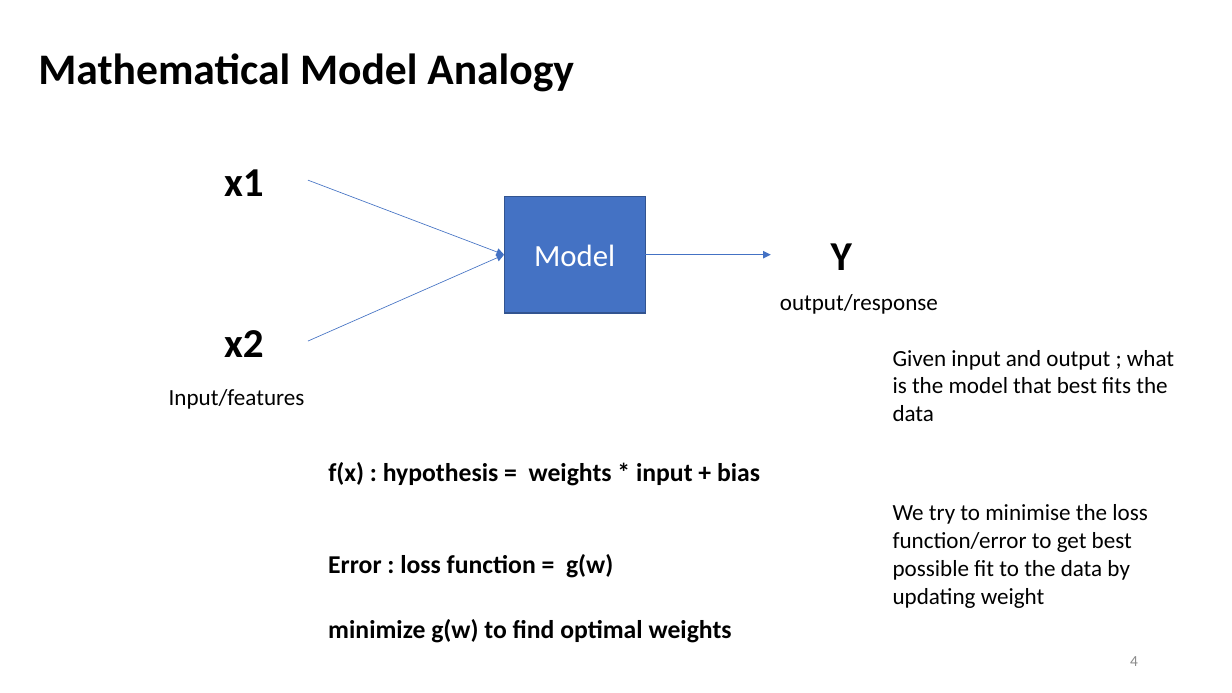
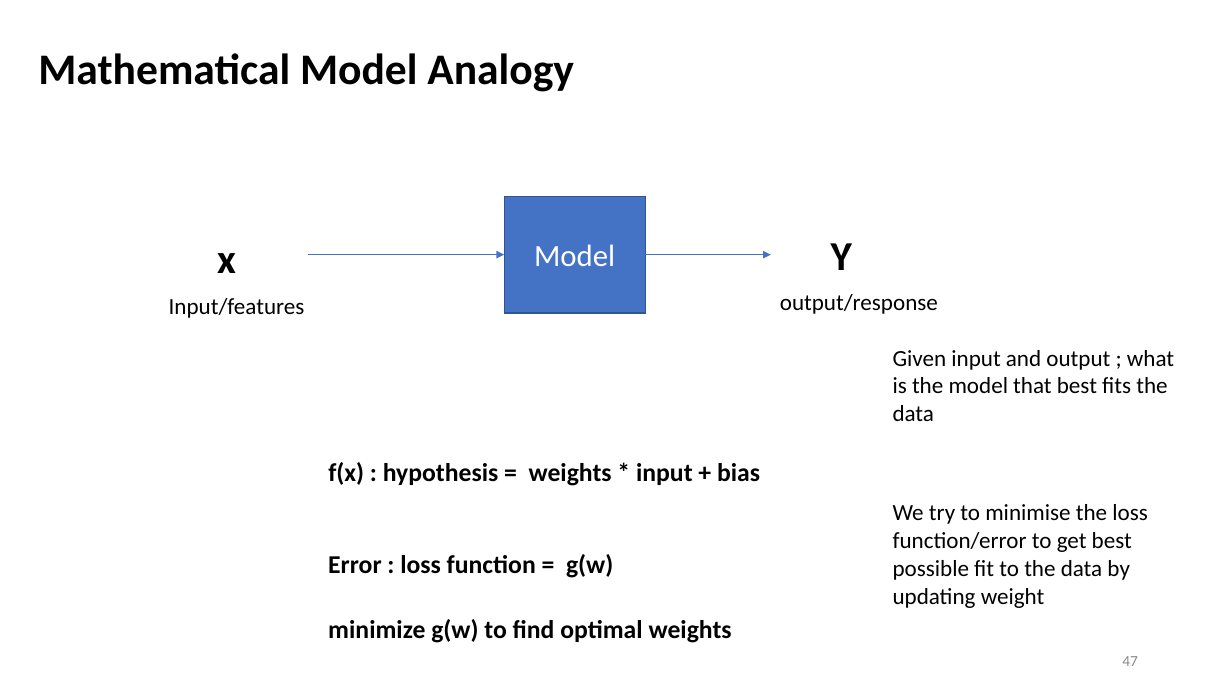
Before and after one commit to khemrajsawant/ML, a slide deck: slide 47 of Machine Learning.pptx (slide 4 before the commit). Drawn at 1232x693 pixels with LibreOffice and Linux fonts; fonts in the diff are those of the drawing. Boxes give left, top, right and bottom in pixels: in the first picture for what was removed or moved away, otherwise in the second. Text is boxed around its words. In the diff, an @@ line names an element or a change of style, - is before the commit and + after.

```diff
--- a/Machine Learning.pptx
+++ b/Machine Learning.pptx
@@ text removed at (224, 169, 264, 196) @@
-x1
@@ text at (217, 253, 236, 273): text changed @@
-x2
+x
@@ arrow moved from (308, 180) - (505, 255) to (308, 255) - (505, 255) @@
@@ arrow removed from (308, 341) to (505, 255) @@
@@ text "Input/features": place and size @@
-text "Input/features" at (169, 389, 305, 409)
+text "Input/features" at (169, 298, 305, 318)
@@ page number at (1122, 656, 1138, 666): text changed @@
-4
+47
```
Also in this commit, not shown: 1 other slide changed, 49 slides added.
